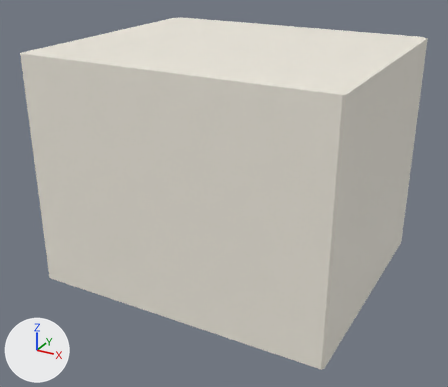
What one commit did to the glTF model docs/univers/archipeo/batiments/modeles/5e-batiment-echoppe-de-bazar/loin-etape-1.glb.
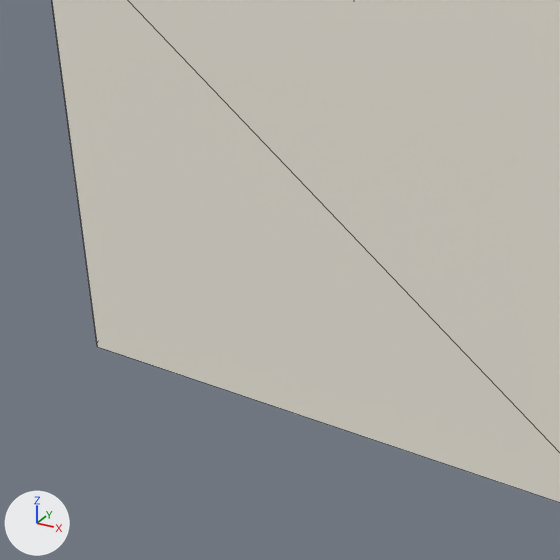
There are two pictures of each version: one whole from a 50 mm camera at (0.585, -1.307, 0.849) aimed at (-0.118, -0.028, 0.21), one close up on the part from 0% to 64% of the width and 26% to 100% of the height. Lighting does not change. The marker at lower left points along +X, +Y and +Z. The first two pictures are the older version. The close-ups show mesh edges as thin lines. Vertices at exactly the same position are counted once.

The first close-up shows 'loin'.
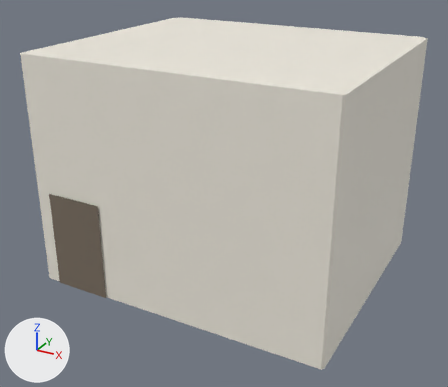
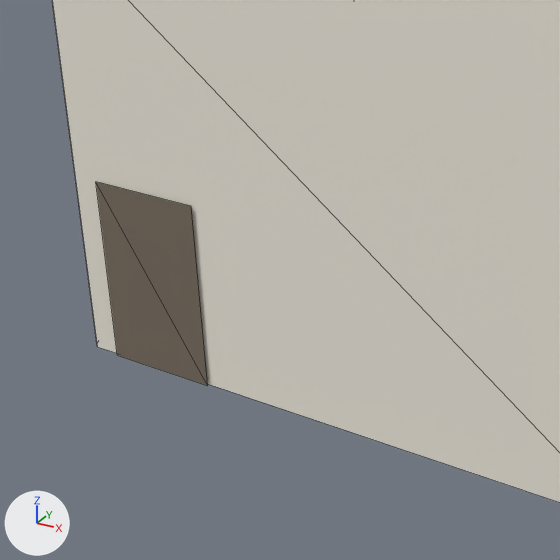
Boxes (x1, y1, x2, y2) around the edits, measured in the close-ups (560 x 560 px):
part 1 of me_loin, added (brown): after (96, 182, 208, 386)

Edits to the bpy script that builds the scene:
```text
Change me_loin:
    used by ob_loin; location = (0.0, 0.0, 0.0)
    verts and faces of me_loin; kept vertices keep their numbers, new ones are numbered from 16
    remove me_loin.from_pydata(...)  # 16 vertices, 22 faces; spans x -0.487..0.269, y -0.307..0.344, z 0.0..0.579
    add me_loin.from_pydata(...)  # 20 vertices, 24 faces; spans x -0.487..0.269, y -0.31..0.344, z 0.0..0.579
    me_loin part 1
    add verts[16] = (-0.444, -0.31, 0.0)  # pixel (117, 355)
    add verts[17] = (-0.294, -0.31, 0.0)  # pixel (207, 385)
    add verts[18] = (-0.294, -0.31, 0.248)  # pixel (191, 206)
    add verts[19] = (-0.444, -0.31, 0.248)  # pixel (95, 181)
    add faces += [(16, 17, 19), (17, 18, 19)]
```
